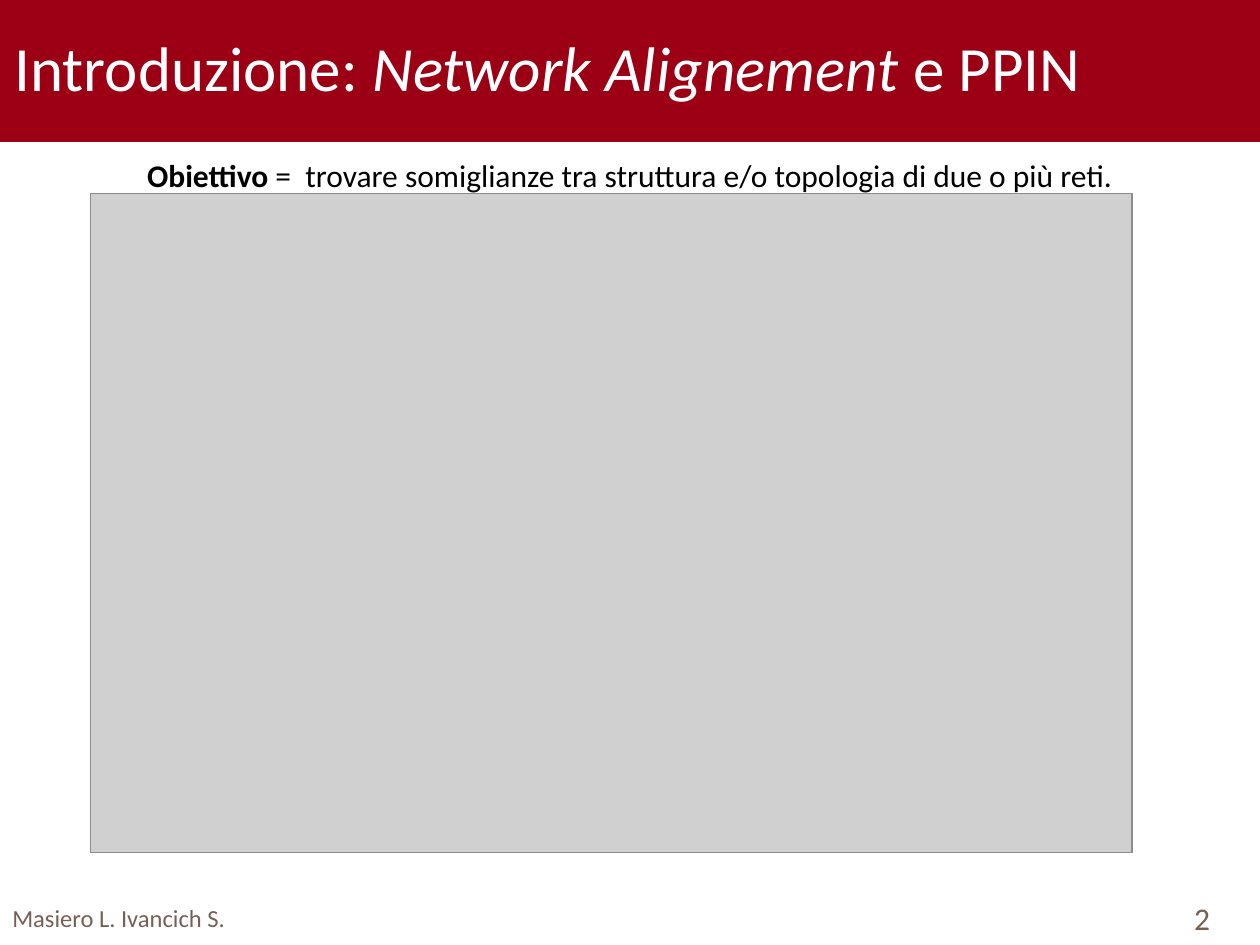
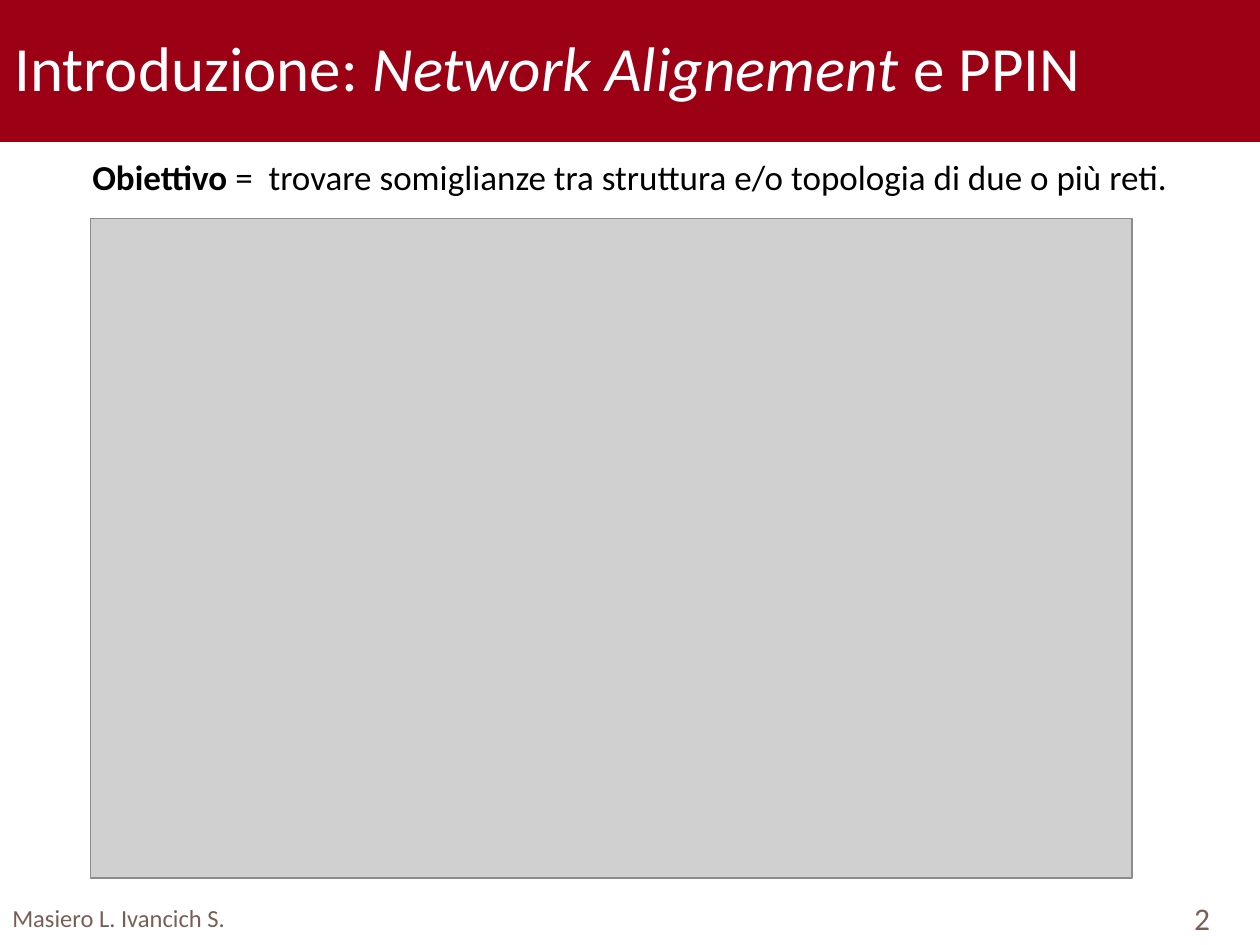
Before and after one commit to TyllanDrake/NetworkAlignment, a slide deck: slide 2 of Presentation/Presentation.pptx. Drawn at 1260x945 pixels with LibreOffice and Linux fonts; fonts in the diff are those of the drawing; grey boxes stand for pictures; background and template pictures are left out. Boxes give left, top, right and bottom in pixels: in the first picture for what was removed or moved away, otherwise in the second. Text is boxed around its words. In the diff, an @@ line names an element or a change of style, - is before the commit and + after.

```diff
--- a/Presentation/Presentation.pptx
+++ b/Presentation/Presentation.pptx
@@ text "Obiettivo = trovare somiglianze tra ..." at (92,165,1166,196): size 18 to 20 pt @@
@@ picture: place and size @@
-picture at (91,193,1133,852)
+picture at (91,219,1133,878)
```
Also in this commit, not shown: 8 other slides changed, 1 slide removed.
